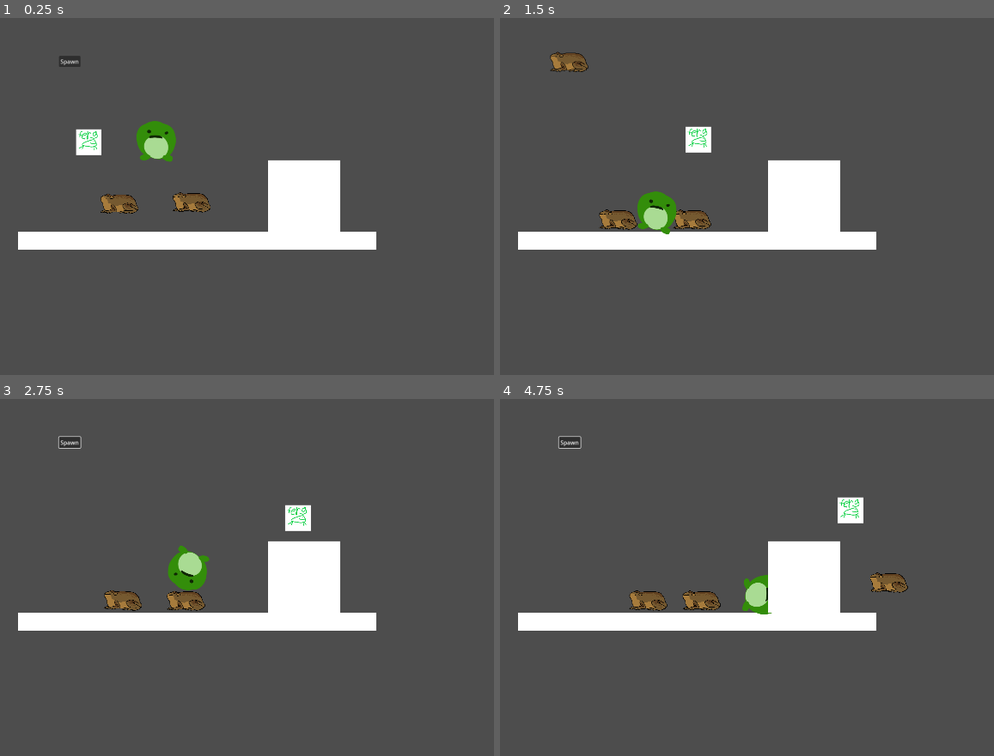
Above: before the commit, frames 1-4 (two rows, left to right).
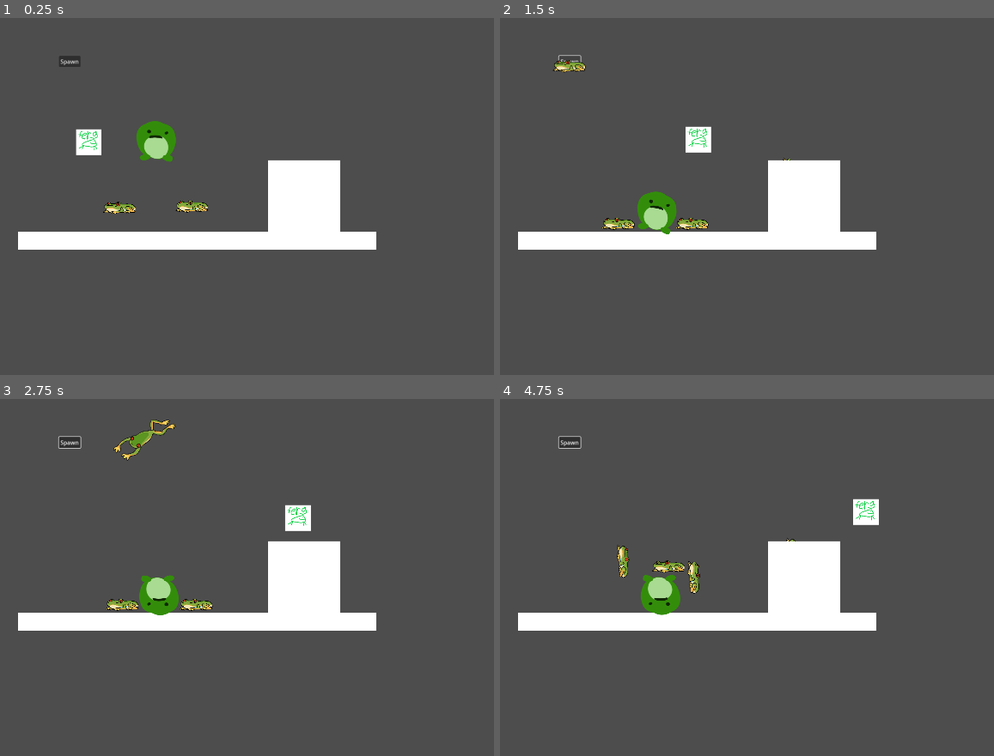
Above: after the commit, the same moments.

Repository: NotTom31/FroggeeToadems
Game: Godot game, scene res://Scenes/Levels/Test/tom-gameplay-test.tscn
The game is run twice, just before and just after one commit, with the same random seed, the same clock (stepped at 60 frames per second) and the same inputs. This scene is started directly instead of the project's main scene.
Inputs (mouse positions are in pixels of both pictures, inside the frame that each line leads up to):
- Up to frame 1 (0.25 s): no input
- Up to frame 2 (1.5 s): move the mouse to (692, 217) at 0.52 s; hold Right (ui_right) 0.53-1.25 s; click (692, 217) at 0.67 s; tap Up (ui_up) at 0.77 s; click "Spawn" at 1.25 s
- Up to frame 3 (2.75 s): move the mouse to (118, 598) at 2.02 s; hold Right (ui_right) from 2.03 s (still down); click (118, 598) at 2.17 s; tap Up (ui_up) at 2.27 s
- Up to frame 4 (4.75 s): move the mouse to (816, 598) at 2.77 s; release Right (ui_right) at 2.78 s; hold Left (ui_left) 2.78-3.53 s; click (816, 598) at 2.92 s; move the mouse to (633, 598) at 3.52 s; hold Right (ui_right) from 3.53 s (still down); click (633, 598) at 3.67 s; tap Up (ui_up) at 3.77, 4.52 s; move the mouse to (outside the picture) at 4.27 s

The runs differ from the first frame. In frame 1, 0.7% of the frame differs, in the area x 20-43%, y 48-55%; in frame 2, 1.1%; in frame 3, 2.4%; in frame 4, 3.1%, in the area x 23-83%, y 27-61%.

Commit message:
Finished frog jump state

Diff:
--- /dev/null
+++ b/Code/FrogStates/FrogHold.gd
@@ -0,0 +1,11 @@
+extends Node
+
+
+# Called when the node enters the scene tree for the first time.
+func _ready() -> void:
+	pass # Replace with function body.
+
+
+# Called every frame. 'delta' is the elapsed time since the previous frame.
+func _process(delta: float) -> void:
+	pass
--- a/Code/FrogStates/FrogJump.gd
+++ b/Code/FrogStates/FrogJump.gd
@@ -1,11 +1,48 @@
-extends Node
+extends State
+class_name FrogJump
 
+@export var frog: CharacterBody2D
+@export var jump_speed := 40.0
+@export var jump_height := 500.0
+@export var jump_animation: String = "jump"
+@export var rotation_target := 90.0
+@export var rotation_speed := 3.0  # Speed of rotation lerp
 
-# Called when the node enters the scene tree for the first time.
-func _ready() -> void:
-	pass # Replace with function body.
+var original_rotation = 0.0
+var jump_direction: Vector2
+var has_jumped: bool = false
 
+func randomize_jump_direction():
+	var direction = randf_range(-1, 1)
+	jump_direction = Vector2(direction, -1).normalized()
 
-# Called every frame. 'delta' is the elapsed time since the previous frame.
-func _process(delta: float) -> void:
+func Enter():
+	randomize_jump_direction()
+	jump()
+
+func Exit():
 	pass
+
+func jump():
+	if frog:
+		$"../../AnimatedSprite2D".play("jump")
+		frog.velocity = jump_direction * jump_speed
+		frog.velocity.y = -jump_height
+		has_jumped = true
+		frog.rotation_degrees = rotation_target
+		print("Jumping with direction: ", jump_direction)
+	else:
+		print("Error: frog is not assigned or invalid.")
+
+func Update(delta: float):
+	pass
+
+func Physics_Update(delta: float):
+	if has_jumped and frog.is_on_floor():
+		has_jumped = false
+		Transitioned.emit(self, "FrogWalk")
+
+func _process(delta: float):
+	if has_jumped and is_instance_valid(frog):
+		# Lerp rotation back to 0 degrees
+		frog.rotation_degrees = lerp(frog.rotation_degrees, original_rotation, rotation_speed * delta)
--- a/Code/FrogStates/FrogWalk.gd
+++ b/Code/FrogStates/FrogWalk.gd
@@ -12,15 +12,21 @@
 	wander_time = randf_range(1, 3)
 
 func Enter():
+	$"../../AnimatedSprite2D".play("idle")
 	randomize_wander()
+
+func Exit():
+	pass
 
 func Update(delta: float):
 	if wander_time > 0:
 		wander_time -= delta
 
 	else:
-		randomize_wander()
+		Transitioned.emit(self, "FrogJump") # test
+		#randomize_wander()
 
 func Physics_Update(delta: float):
 	if frog && frog.is_on_floor():
 		frog.velocity = Vector2(move_direction.x * move_speed, frog.velocity.y + move_direction.y)
+		frog.rotation = lerp(frog.rotation, 0.0, 1.0)
--- a/Code/Objects/frogAI.gd
+++ b/Code/Objects/frogAI.gd
@@ -5,14 +5,7 @@
 var current_state : State
 var states : Dictionary = {}
 
-#var parent_rigid_body: RigidBody2D = null
-
 func _ready() -> void:
-	#parent_rigid_body = get_parent() as RigidBody2D
-	#if parent_rigid_body != null:
-	#	print("Controlling parent: ", parent_rigid_body.name)
-	#else:
-	#	print("Frog parent is not a RigidBody2D!")
 	for child in get_children():
 		if child is State:
 			states[child.name.to_lower()] = child
@@ -39,8 +32,8 @@
 		return
 
 	if current_state:
-		current_state.exit()
+		current_state.Exit()
 
-	new_state.enter()
+	new_state.Enter()
 
 	current_state = new_state
--- a/Scenes/Objects/frog.tscn
+++ b/Scenes/Objects/frog.tscn
@@ -1,16 +1,42 @@
-[gd_scene load_steps=9 format=3 uid="uid://cx02sk40u0vp1"]
+[gd_scene load_steps=15 format=3 uid="uid://cx02sk40u0vp1"]
 
 [ext_resource type="Script" path="res://Code/Objects/frog.gd" id="1_fsnyy"]
 [ext_resource type="Script" path="res://Code/Objects/frogAI.gd" id="2_hgrfg"]
-[ext_resource type="Texture2D" uid="uid://b64753wh2a3cd" path="res://Art/Frogs/01_rest.png" id="2_nn14p"]
 [ext_resource type="Script" path="res://Code/FrogStates/FrogWalk.gd" id="3_20h7v"]
-[ext_resource type="Texture2D" uid="uid://biskh8y7j7jwl" path="res://Art/Frogs/04_rest.png" id="3_mekqn"]
+[ext_resource type="Script" path="res://Code/FrogStates/FrogJump.gd" id="4_5603l"]
+[ext_resource type="Texture2D" uid="uid://db8mb14ndu0rl" path="res://Art/Frogs/blink/02_plink1.png" id="5_f6mdu"]
+[ext_resource type="Texture2D" uid="uid://dq2rubto02ffb" path="res://Art/Frogs/blink/02_plink2.png" id="6_cn157"]
+[ext_resource type="Texture2D" uid="uid://b0t1nb1i1evdt" path="res://Art/Frogs/blink/02_plink3.png" id="7_61cs8"]
+[ext_resource type="Texture2D" uid="uid://bsuihp8m1bijj" path="res://Art/Frogs/blink/02_plink4.png" id="8_mduvf"]
+[ext_resource type="Texture2D" uid="uid://bppv148qldsei" path="res://Art/Frogs/blink/02_plink5.png" id="9_t65cy"]
+[ext_resource type="Texture2D" uid="uid://dcomocfoou50s" path="res://Art/Frogs/resting/02_rest.png" id="10_v8qv5"]
+[ext_resource type="Texture2D" uid="uid://cvr4vb57bl7pj" path="res://Art/Frogs/jumping/02_jump.png" id="11_qk5ab"]
 
 [sub_resource type="SpriteFrames" id="SpriteFrames_6u743"]
 animations = [{
 "frames": [{
 "duration": 1.0,
-"texture": ExtResource("2_nn14p")
+"texture": ExtResource("5_f6mdu")
+}, {
+"duration": 1.0,
+"texture": ExtResource("6_cn157")
+}, {
+"duration": 1.0,
+"texture": ExtResource("7_61cs8")
+}, {
+"duration": 1.0,
+"texture": ExtResource("8_mduvf")
+}, {
+"duration": 1.0,
+"texture": ExtResource("9_t65cy")
+}],
+"loop": true,
+"name": &"Blink",
+"speed": 5.0
+}, {
+"frames": [{
+"duration": 1.0,
+"texture": ExtResource("10_v8qv5")
 }],
 "loop": true,
 "name": &"idle",
@@ -18,7 +44,7 @@
 }, {
 "frames": [{
 "duration": 1.0,
-"texture": ExtResource("3_mekqn")
+"texture": ExtResource("11_qk5ab")
 }],
 "loop": true,
 "name": &"jump",
@@ -43,6 +69,10 @@
 script = ExtResource("3_20h7v")
 frog = NodePath("../..")
 
+[node name="FrogJump" type="Node2D" parent="State Machine" node_paths=PackedStringArray("frog")]
+script = ExtResource("4_5603l")
+frog = NodePath("../..")
+
 [node name="AnimatedSprite2D" type="AnimatedSprite2D" parent="."]
 scale = Vector2(0.08, 0.08)
 sprite_frames = SubResource("SpriteFrames_6u743")
Binary file removed: Art/Frogs/01_rest.png
Binary file removed: Art/Frogs/02_rest.png
Binary file removed: Art/Frogs/03_rest.png
Binary file removed: Art/Frogs/04_rest.png
Binary file removed: Art/Frogs/05_rest.png
Binary file added: Art/Frogs/Lilypads/lily_01.png
Not shown, changed: Art/Frogs/Lilypads/lily_01.png.import
Binary file added: Art/Frogs/Lilypads/lily_02.png
Not shown, added: Art/Frogs/Lilypads/lily_02.png.import
Binary file added: Art/Frogs/blink/02_plink1.png
Not shown, changed: Art/Frogs/blink/02_plink1.png.import
Binary file added: Art/Frogs/blink/02_plink2.png
(and 33 more such lines)
